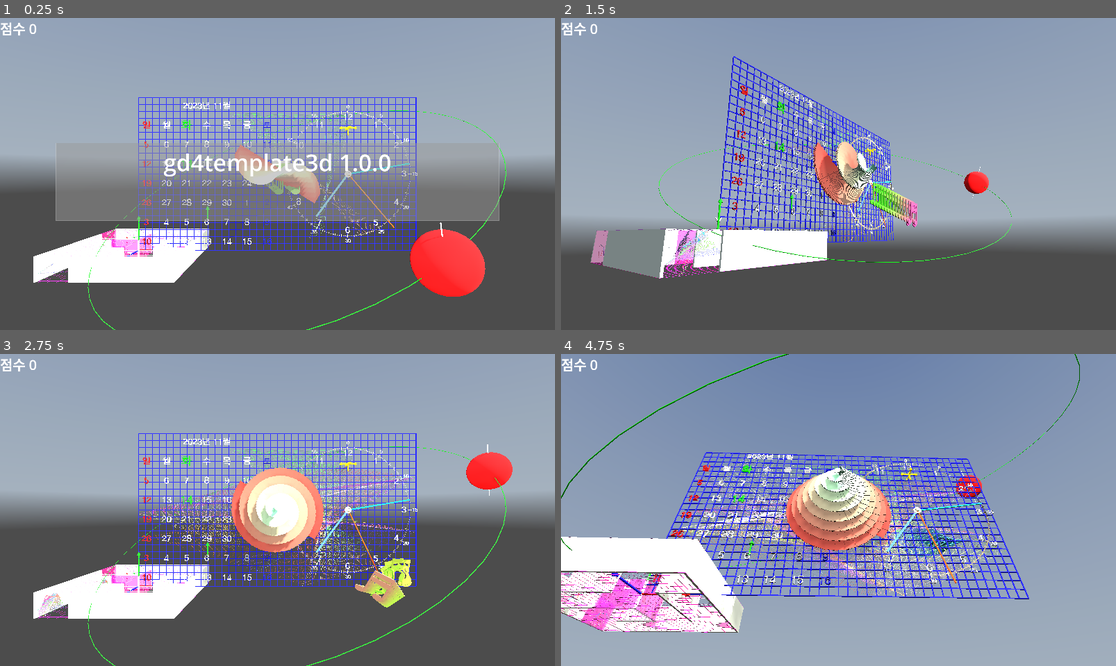
Above: before the commit, frames 1-4 (two rows, left to right).
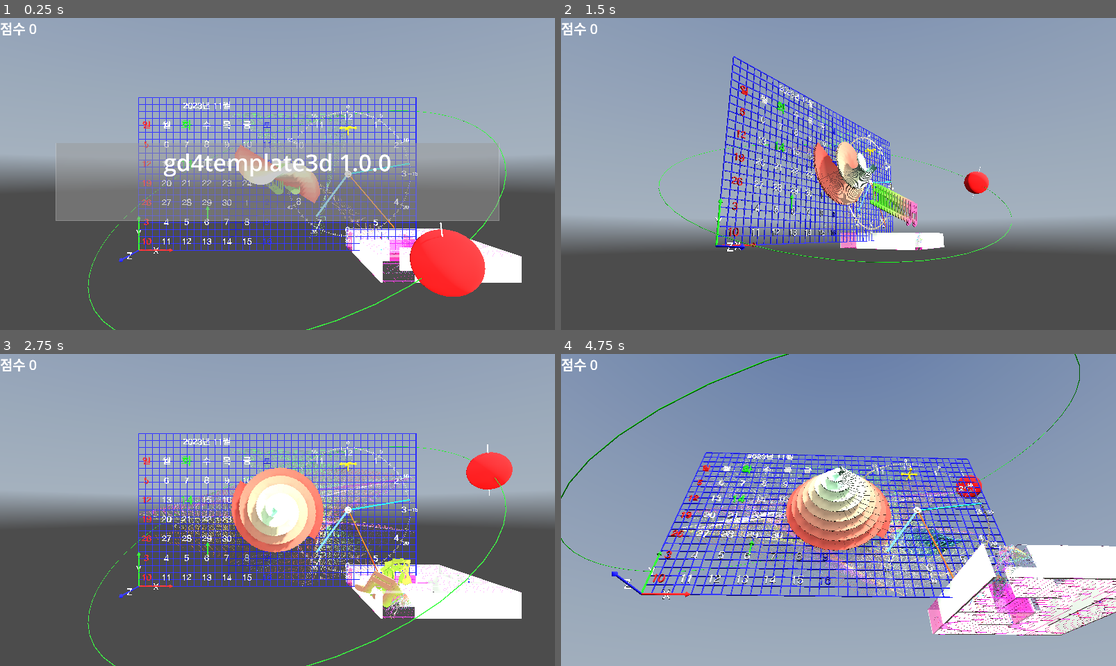
Above: after the commit, the same moments.

Repository: kasworld/gd4template3d
Game: Godot game, scene res://main.tscn
Same seed, same stepped clock (60 frames per second), same inputs: the game is played once before the commit and once after it. A sky picture missing from this copy of the repository is replaced by a grey-blue gradient.
Inputs (mouse positions are in pixels of both pictures, inside the frame that each line leads up to):
- Up to frame 1 (0.25 s): no input
- Up to frame 2 (1.5 s): tap Enter at 0.5, 0.6, 1.35 s; move the mouse to (960, 158) at 0.52 s; click (960, 158) at 0.67 s; move the mouse to (727, 189) at 1.27 s; click (727, 189) at 1.42 s
- Up to frame 3 (2.75 s): move the mouse to (333, 441) at 2.02 s; tap Enter at 2.1 s; click (333, 441) at 2.17 s
- Up to frame 4 (4.75 s): move the mouse to (810, 572) at 2.77 s; tap Enter at 2.85, 3.6, 4.35 s; click (810, 572) at 2.92 s; move the mouse to (1005, 556) at 3.52 s; click (1005, 556) at 3.67 s; move the mouse to (672, 463) at 4.27 s; click (672, 463) at 4.42 s

The runs differ from the first frame. In frame 1, 6.2% of the frame differs, in the area x 6-94%, y 67-85%; in frame 2, 5.6%; in frame 3, 7.6%; in frame 4, 16%, in the area x 0-100%, y 58-91%.

Commit message:
update Maze3DSetting

Diff:
--- a/main.gd
+++ b/main.gd
@@ -19,10 +19,11 @@
 	$TimedMessage.show_message("",0)
 
 	$Maze3D.init_with_color(
-		Maze3DSetting.new().make_default(),
+		Maze3DSetting.new_default(),
 		NamedColorList.color_list.pick_random()[0],
 		NamedColorList.color_list.pick_random()[0],
 		)
+	$Maze3D.position.x = WorldSize.x
 	orbit_demo()
 	wirenet_demo()
 	bartree_demo()
--- a/maze_3d/maze_3d_setting.gd
+++ b/maze_3d/maze_3d_setting.gd
@@ -1,4 +1,21 @@
 class_name Maze3DSetting
+
+static func new_default() -> Maze3DSetting:
+	var rtn := new()
+	rtn.MazeSize = Vector2i(4,4)
+	rtn.StoryH = 3.0
+	rtn.LaneW = 4.0
+	rtn.WallThick = rtn.LaneW *0.05
+
+	rtn.MakeLine2DWallRate = 1.0/rtn.CalcCellCount()
+	rtn.MakeSubWallRate = 1.0/rtn.CalcCellCount()
+	rtn.MakeClockCalWallRate = 1.0/rtn.CalcCellCount()
+	return rtn
+
+func _to_string() -> String:
+	return "Maze3DSetting[size:%s height:%.1f lane width:%.1f wall thick:%.1f]" % [
+		MazeSize, StoryH, LaneW, WallThick,
+	]
 
 var MazeSize :Vector2i
 var StoryH :float
@@ -22,6 +39,9 @@
 
 func rand_pos_2i() -> Vector2i:
 	return Vector2i(randi_range(0,MazeSize.x-1),randi_range(0,MazeSize.y-1) )
+
+func CalcCellCount() -> int:
+	return MazeSize.x * MazeSize.y
 
 # without wall
 func CalcSizeV2() -> Vector2:
@@ -69,30 +89,3 @@
 		Vector3(LaneW -WallThick, StoryH, LaneW -WallThick)
 		)
 	return rtn
-
-func make_default() -> Maze3DSetting:
-	MazeSize = Vector2i(4,4)
-	StoryH = 3.0
-	LaneW = 4.0
-	WallThick = LaneW *0.05
-
-	MakeLine2DWallRate = 1.0/(MazeSize.x*MazeSize.y)
-	MakeSubWallRate = 1.0/(MazeSize.x*MazeSize.y)
-	MakeClockCalWallRate = 1.0/(MazeSize.x*MazeSize.y)
-	return self
-
-func make_deco() -> Maze3DSetting:
-	MazeSize = Vector2i(4,4)
-	StoryH = 3.0
-	LaneW = 4.0
-	WallThick = LaneW *0.05
-
-	MakeLine2DWallRate = 1.0/(MazeSize.x*MazeSize.y)
-	MakeSubWallRate = 1.0/(MazeSize.x*MazeSize.y)
-	MakeClockCalWallRate = 1.0/(MazeSize.x*MazeSize.y)
-	return self
-
-func _to_string() -> String:
-	return "Maze3DSetting[size:%s height:%.1f lane width:%.1f wall thick:%.1f]" % [
-		MazeSize, StoryH, LaneW, WallThick,
-	]
